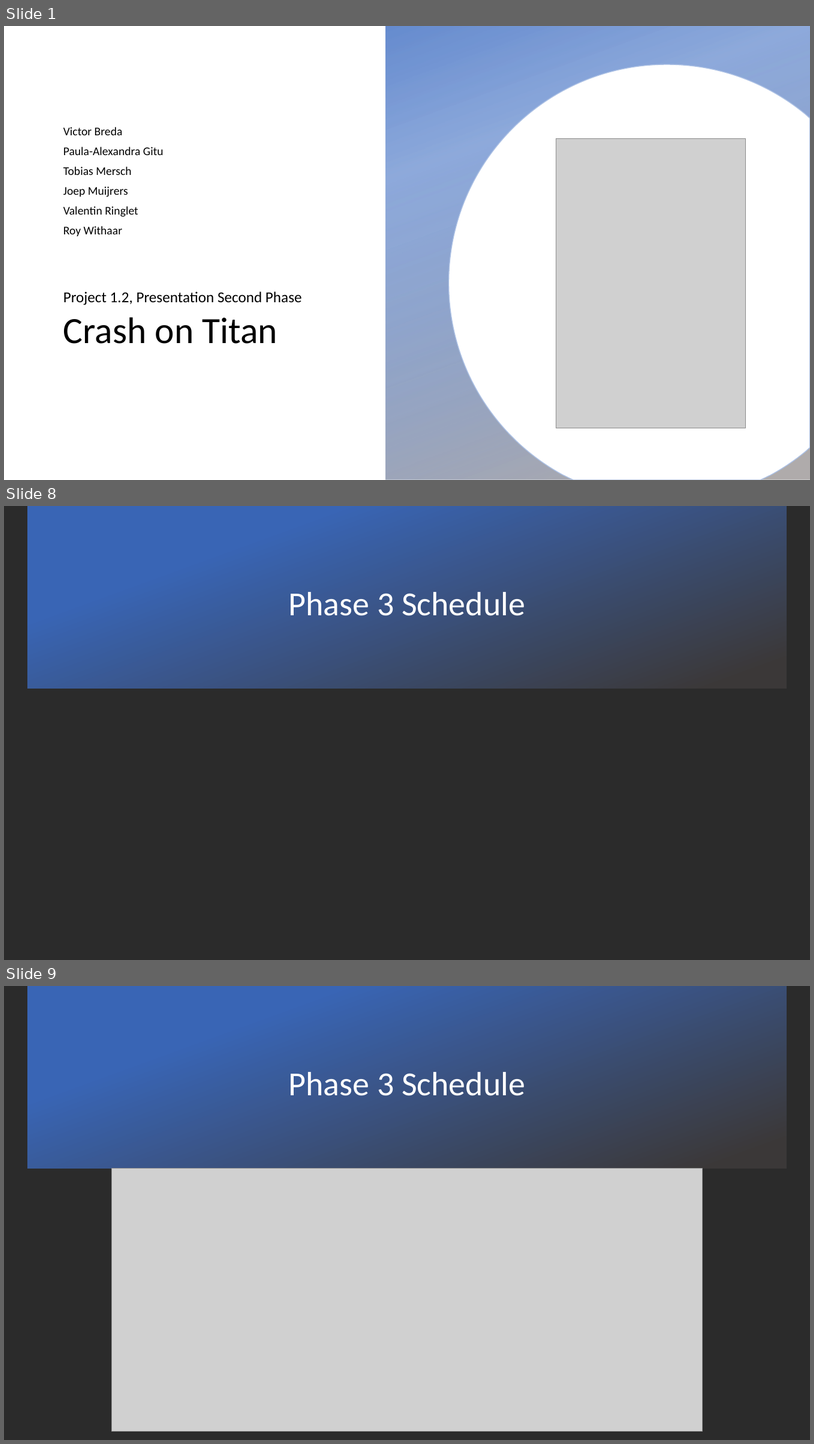
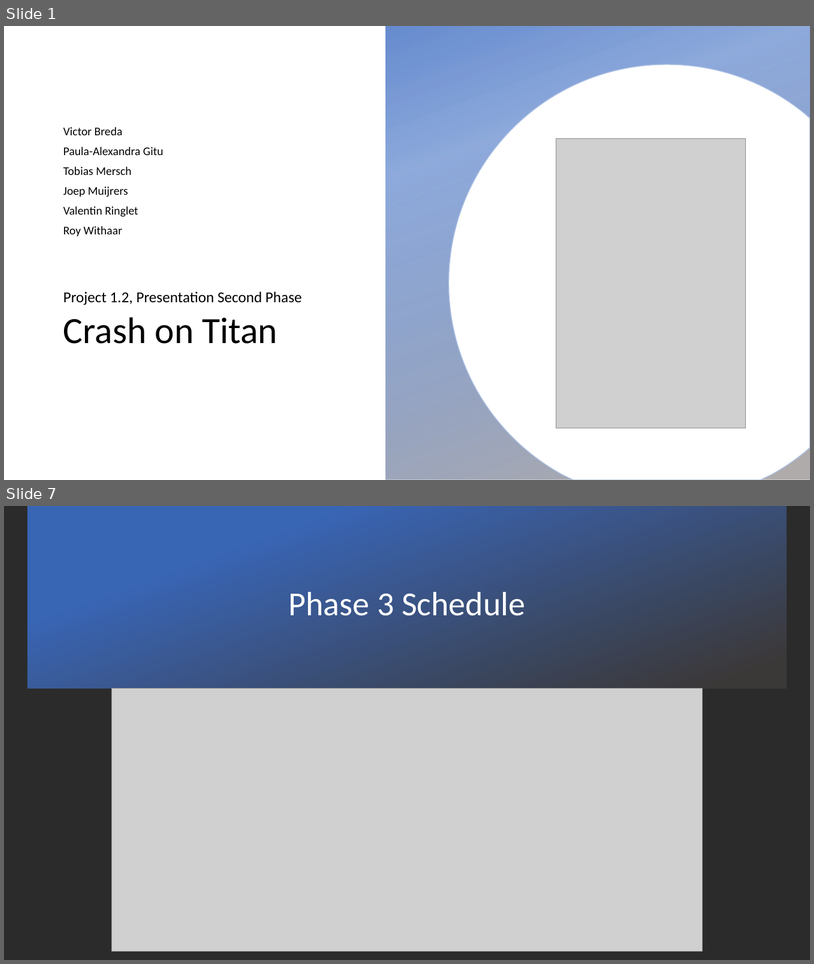
Before and after one commit to tmersch/TSO, a slide deck: documentation/Phase 2 experiments/Presentation second phase.pptx. Shown one above the other, each under a label of ours: slides 1, 8 and 9 before the commit, slides 1 and 7 after it; the slides between them are not shown. The pictures are 814x1444 and 814x964 pixels, drawn with LibreOffice and Linux fonts; fonts in the diff are those of the drawing; grey boxes stand for pictures; background and template pictures are left out; a plain dark background stands for a picture behind light text. Boxes give left, top, right and bottom in pixels: in the first picture for what was removed or moved away, otherwise in the second. Text is boxed around its words. In the diff, an @@ line names an element or a change of style, - is before the commit and + after.

```diff
--- a/documentation/Phase 2 experiments/Presentation second phase.pptx
+++ b/documentation/Phase 2 experiments/Presentation second phase.pptx
@@ slide 8 removed at bbox=[4, 506, 810, 960], background picture (left out) @@
@@ rectangle removed at bbox=[27, 506, 788, 688] @@
@@ title removed at bbox=[289, 592, 525, 616] @@
-Phase 3 Schedule
@@ what was slide 9 is now slide 7 @@
```
Also in this commit, not shown: 3 slides changed, 4 slides added, 4 other slides removed.
